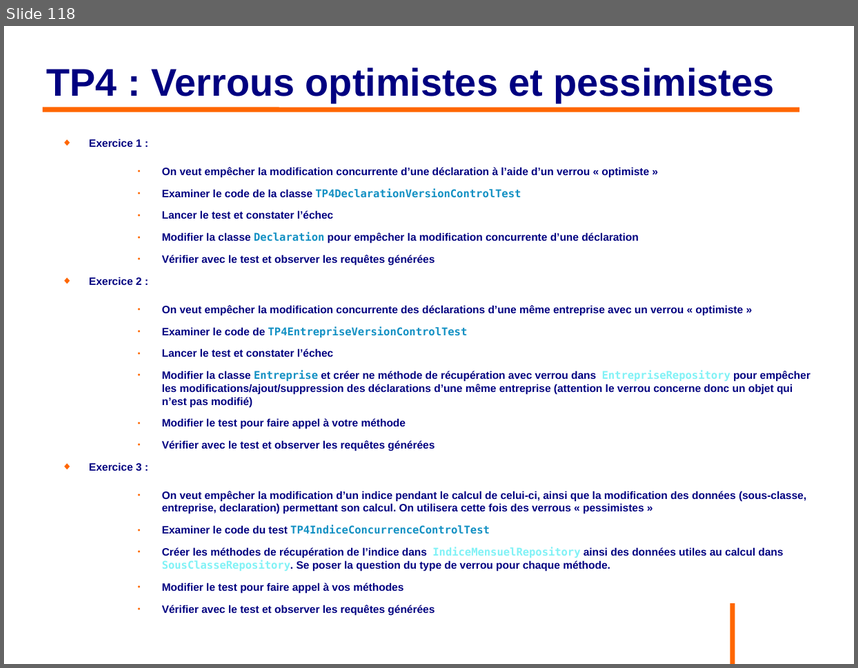
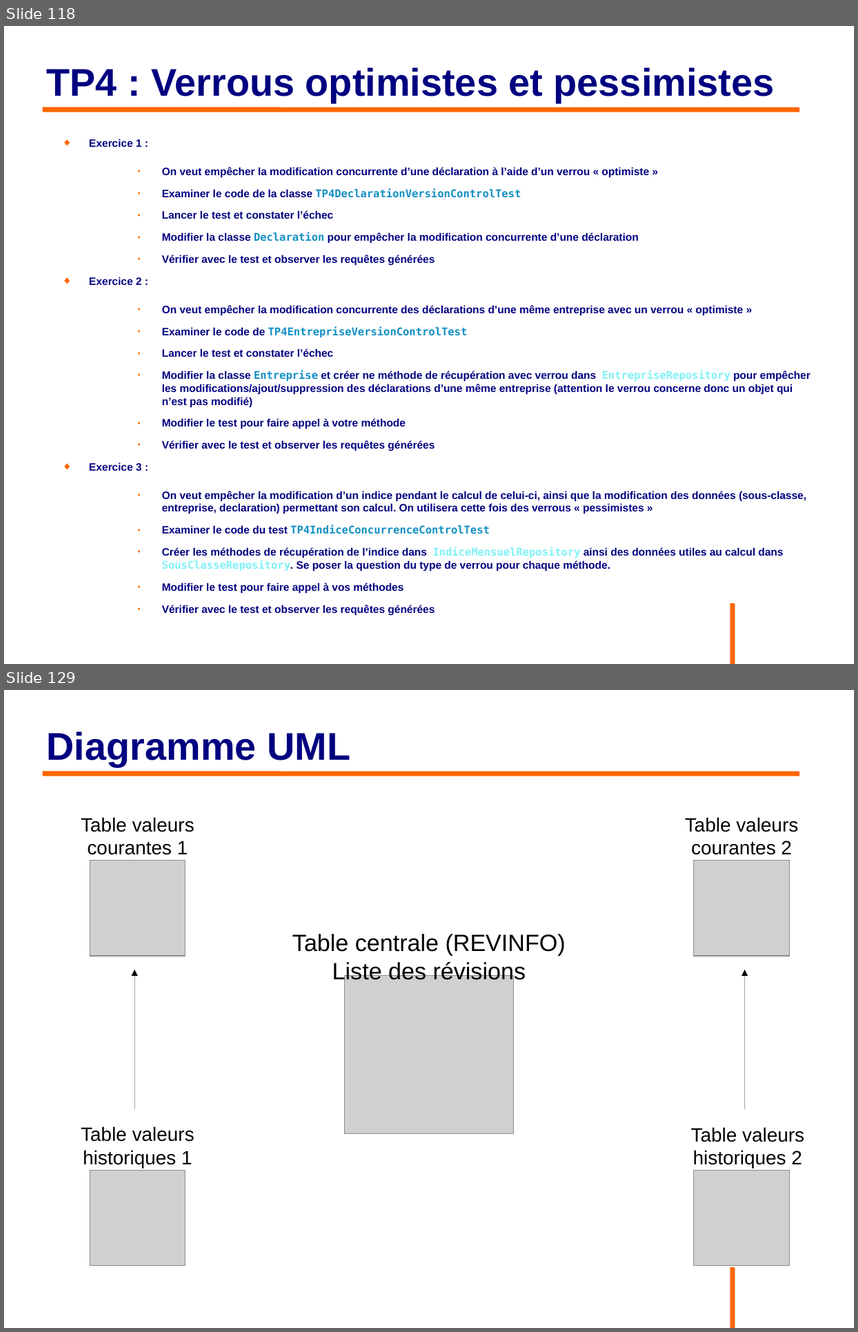
Before and after one commit to philphils/formation-hibernate-avancee, a slide deck: Documentation/diapo_formation_hibernate_avancee.odp. Shown one above the other, each under a label of ours: slide 118 before the commit, slides 118 and 129 after it; the slides between them are not shown. The pictures are 858x668 and 858x1332 pixels, drawn with LibreOffice and Linux fonts; fonts in the diff are those of the drawing; grey boxes stand for pictures; background and template pictures are left out. Boxes give left, top, right and bottom in pixels: in the first picture for what was removed or moved away, otherwise in the second. Text is boxed around its words. In the diff, an @@ line names an element or a change of style, - is before the commit and + after.

```diff
--- a/Documentation/diapo_formation_hibernate_avancee.odp
+++ b/Documentation/diapo_formation_hibernate_avancee.odp
@@ slide 129 added at (x1=4, y1=690, x2=854, y2=1328), background #FFFFFF; not listed: 1 template element that a slide beside it also shows @@
@@ title added at (x1=47, y1=731, x2=350, y2=767), 36 pt, text #000080, bold @@
+Diagramme UML
@@ line added from (43, 773) to (800, 773), #FF6600 4.54 pt @@
@@ text added at (x1=81, y1=817, x2=194, y2=855), 18 pt, text #000000 @@
+Table valeurs
+courantes 1
@@ text added at (x1=685, y1=817, x2=798, y2=855), 18 pt, text #000000 @@
+Table valeurs
+courantes 2
@@ picture added at (x1=90, y1=860, x2=185, y2=956) @@
@@ picture added at (x1=695, y1=860, x2=790, y2=956) @@
@@ text added at (x1=292, y1=934, x2=566, y2=984), 22 pt, text #000000 @@
+Table centrale (REVINFO)
+Liste des révisions
@@ arrow added from (134, 1109) to (134, 969), #000000 0 pt @@
@@ picture added at (x1=344, y1=976, x2=514, y2=1134) @@
@@ arrow added from (745, 1109) to (745, 969), #000000 0 pt @@
@@ text added at (x1=81, y1=1126, x2=194, y2=1167), 18 pt, text #000000 @@
+Table valeurs
+historiques 1
@@ text added at (x1=691, y1=1127, x2=804, y2=1167), 18 pt, text #000000 @@
+Table valeurs
+historiques 2
@@ picture added at (x1=90, y1=1170, x2=185, y2=1265) @@
@@ picture added at (x1=695, y1=1170, x2=790, y2=1265) @@
```
Also in this commit, not shown: 28 other slides added.
